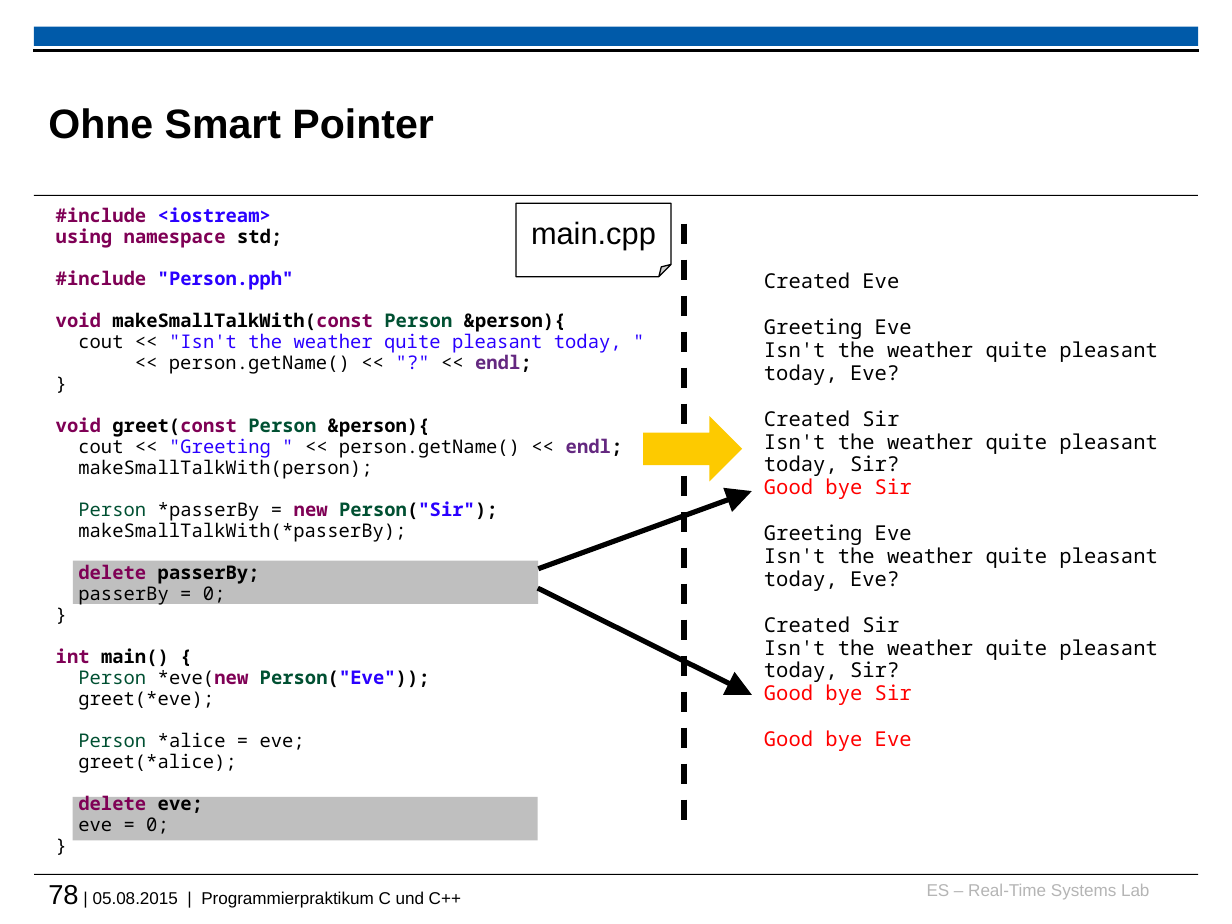
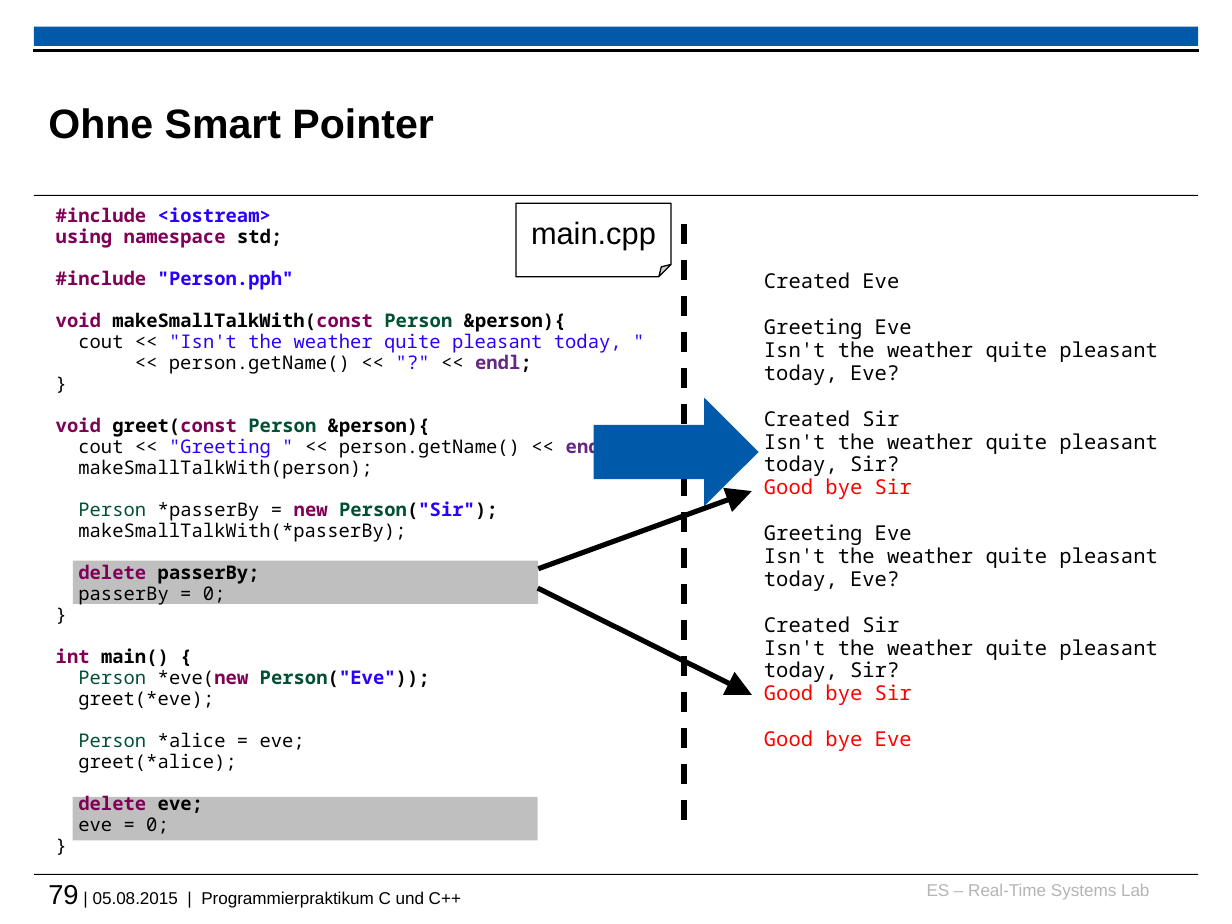
Before and after one commit to h82k/tud-cppp, a slide deck: slide 79 of vorlesung/cppp_lecture.pptx (slide 78 before the commit). Drawn at 1232x924 pixels with LibreOffice and Linux fonts; fonts in the diff are those of the drawing; background and template pictures are left out. Boxes give left, top, right and bottom in pixels: in the first picture for what was removed or moved away, otherwise in the second. Text is boxed around its words. In the diff, an @@ line names an element or a change of style, - is before the commit and + after.

```diff
--- a/vorlesung/cppp_lecture.pptx
+++ b/vorlesung/cppp_lecture.pptx
@@ right arrow: place and size @@
-right arrow at bbox=[643, 416, 742, 482]
+right arrow at bbox=[594, 398, 759, 506]
@@ right arrow at bbox=[594, 398, 759, 506]: fill #FDCA00 to #005AA9 @@
@@ text at bbox=[48, 885, 461, 908]: text changed @@
-78 | 05.08.2015 | Programmierpraktikum C und C++
+79 | 05.08.2015 | Programmierpraktikum C und C++
```
Also in this commit, not shown: 54 other slides changed, 2 slides added, 1 slide removed.
